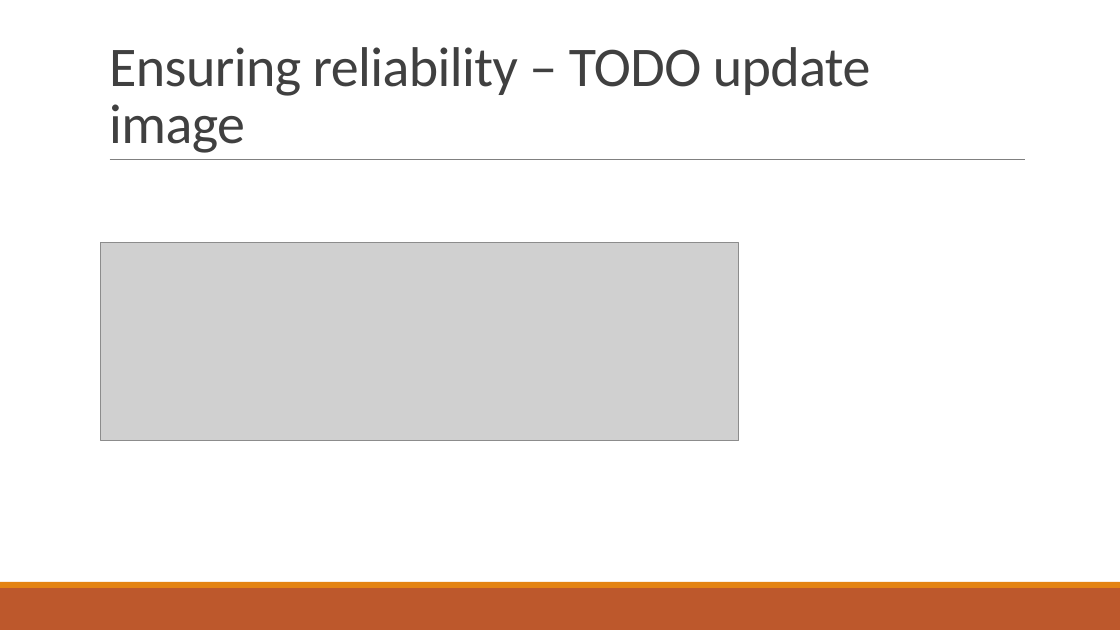
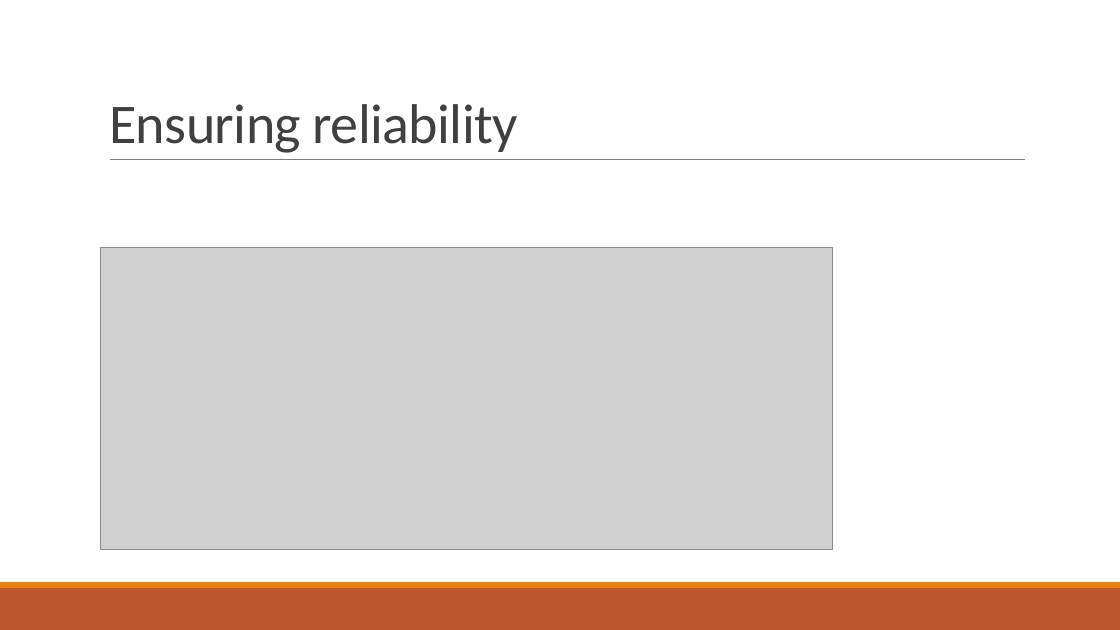
Before and after one commit to PStahl/master_thesis, a slide deck: slide 14 of presentation/presentation2.pptx. Drawn at 1120x630 pixels with LibreOffice and Linux fonts; fonts in the diff are those of the drawing; grey boxes stand for pictures. Boxes give left, top, right and bottom in pixels: in the first picture for what was removed or moved away, otherwise in the second. Text is boxed around its words. In the diff, an @@ line names an element or a change of style, - is before the commit and + after.

```diff
--- a/presentation/presentation2.pptx
+++ b/presentation/presentation2.pptx
@@ title at <box>109,104,518,153</box>: text changed @@
-Ensuring reliability – TODO update image
+Ensuring reliability
@@ picture: place and size @@
-picture at <box>101,243,739,441</box>
+picture at <box>101,247,833,549</box>
```
Also in this commit, not shown: 6 other slides changed.
